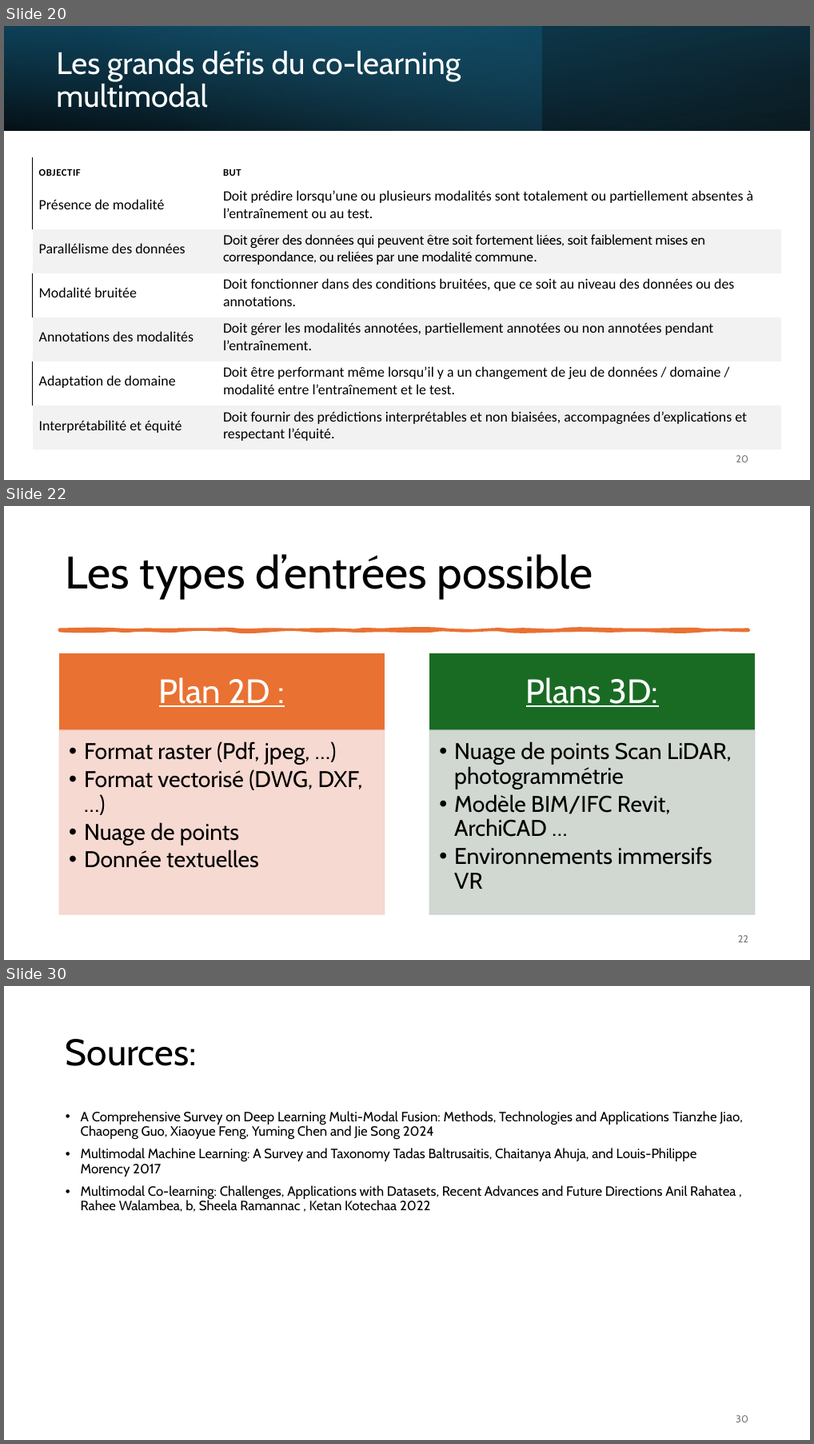
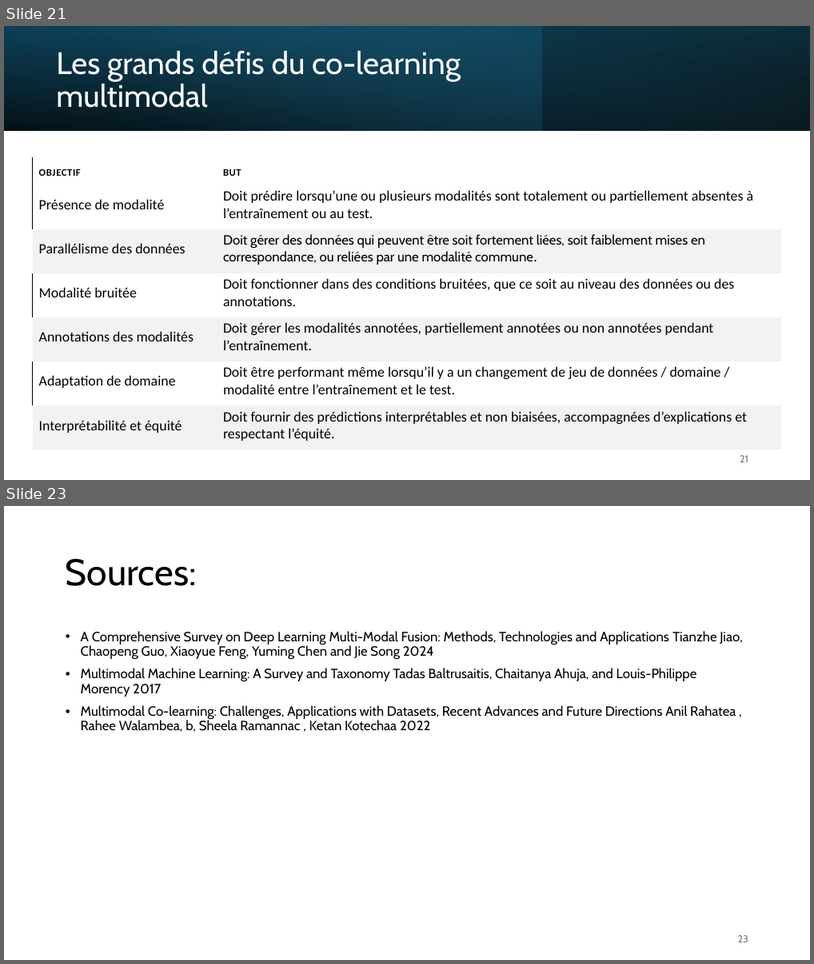
Before and after one commit to IzowRM/Stage-Cetic, a slide deck: Doc Slide/Presentation_du_27_01.pptx. Shown one above the other, each under a label of ours: slides 20, 22 and 30 before the commit, slides 21 and 23 after it; the slides between them are not shown. The pictures are 814x1444 and 814x964 pixels, drawn with LibreOffice and Linux fonts; fonts in the diff are those of the drawing. Boxes give left, top, right and bottom in pixels: in the first picture for what was removed or moved away, otherwise in the second. Text is boxed around its words. In the diff, an @@ line names an element or a change of style, - is before the commit and + after.

```diff
--- a/Doc Slide/Presentation_du_27_01.pptx
+++ b/Doc Slide/Presentation_du_27_01.pptx
@@ slide 22 removed at <box>4,506,810,960</box>, background #FFFFFF @@
@@ title removed at <box>66,554,594,599</box> @@
-Les types d’entrées possible
@@ freeform shape removed at <box>60,629,750,631</box> @@
@@ group removed at <box>60,654,754,914</box>: 4 rectangles, 4 texts @@
-Plan 2D :
-  • Format raster (Pdf, jpeg, …)
-  • Format vectorisé (DWG, DXF, …)
-  • Nuage de points
-  • Donnée textuelles
-Plans 3D:
-  • Nuage de points Scan LiDAR, photogrammétrie
-  • Modèle BIM/IFC Revit, ArchiCAD …
-  • Environnements immersifs VR
@@ page number removed at <box>738,935,749,942</box> @@
-22
@@ what was slide 20 is now slide 21 @@
@@ page number at <box>740,455,749,462</box>: text changed @@
-20
+21
@@ what was slide 30 is now slide 23 @@
@@ page number at <box>738,935,749,942</box>: text changed @@
-30
+23
```
Also in this commit, not shown: 4 slides changed, 2 slides added, 8 other slides removed, 7 other files.
